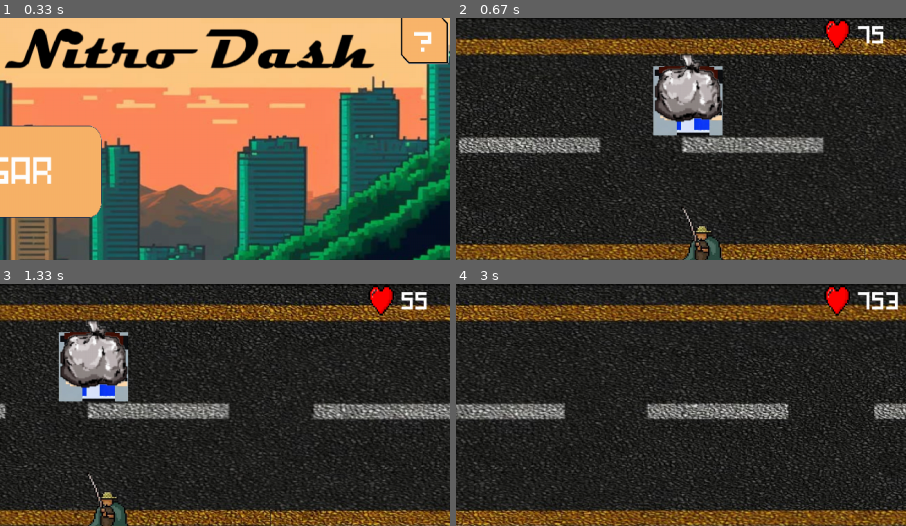
Above: before the commit, frames 1-4 (two rows, left to right).
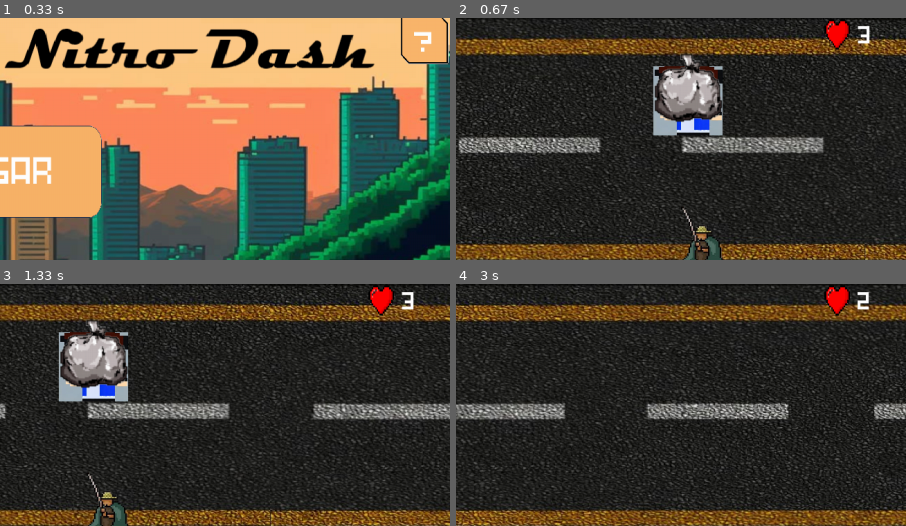
Above: after the commit, the same moments.

Repository: wellingtonrs07/PyGame_2023
Game: pygame game, started from Jogo.py
The game is run twice, just before and just after one commit, with the same random seed, the same clock (stepped at 60 frames per second) and the same inputs.
Inputs (mouse positions are % of the whole screen's width and height, from its top left):
- Up to frame 1 (0.33 s): no input
- Up to frame 2 (0.67 s): click (50, 32) at 0.38 s
- Up to frame 3 (1.33 s): hold Up 0.67-1.13 s; move the mouse to (46, 54) at 0.7 s; hold Down from 1.17 s (still down)
- Up to frame 4 (3 s): release Down at 1.47 s; hold Up 1.5-1.87 s; hold Down 1.9-2.27 s; hold Up 2.3-2.6 s; hold Down 2.63-2.93 s; hold Down from 2.97 s (still down)
The pictures show only the part of the screen within x 50-100%, y 1-51%; the shares and areas given below are measured in that part.

Frame 1 is identical in both runs. In frame 2, 0.2% of the frame differs, in the area x 89-96%, y 3-11%; in frame 3, 0.3%; in frame 4, 0.4%, in the area x 89-99%, y 3-11%.

Commit message:
hits_arrumados

Diff:
--- a/tela_jogo.py
+++ b/tela_jogo.py
@@ -112,14 +112,6 @@
         # Verifica se houve colisão entre nave e meteoro
         hits = pygame.sprite.spritecollide(jogador,all_obs, True)
 
-        if len(hits) == 0 and segundos_decorridos // 20 == 0:
-            vidas += 1
-
-        if len(hits) > 0:
-            vidas -=1
-
-            if vidas == 0:
-                over = True
 
         # Processa os eventos (mouse, teclado, botão, etc).
         for event in pygame.event.get():
@@ -162,6 +154,12 @@
             all_obs.add(obs)
 
 
+        if len(hits) > 0:
+            vidas -=1
+
+            if vidas == 0:
+                over = True
+
         # Depois de desenhar tudo, inverte o display.
         pygame.display.flip()
         pygame.display.update()
